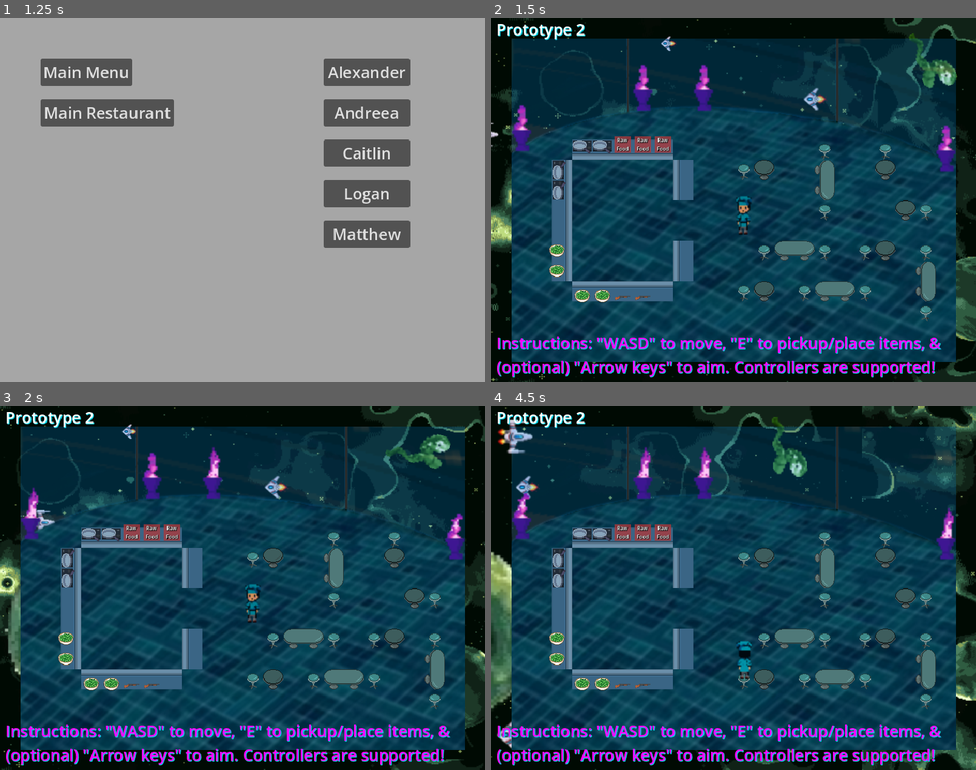
Above: before the commit, frames 1-4 (two rows, left to right).
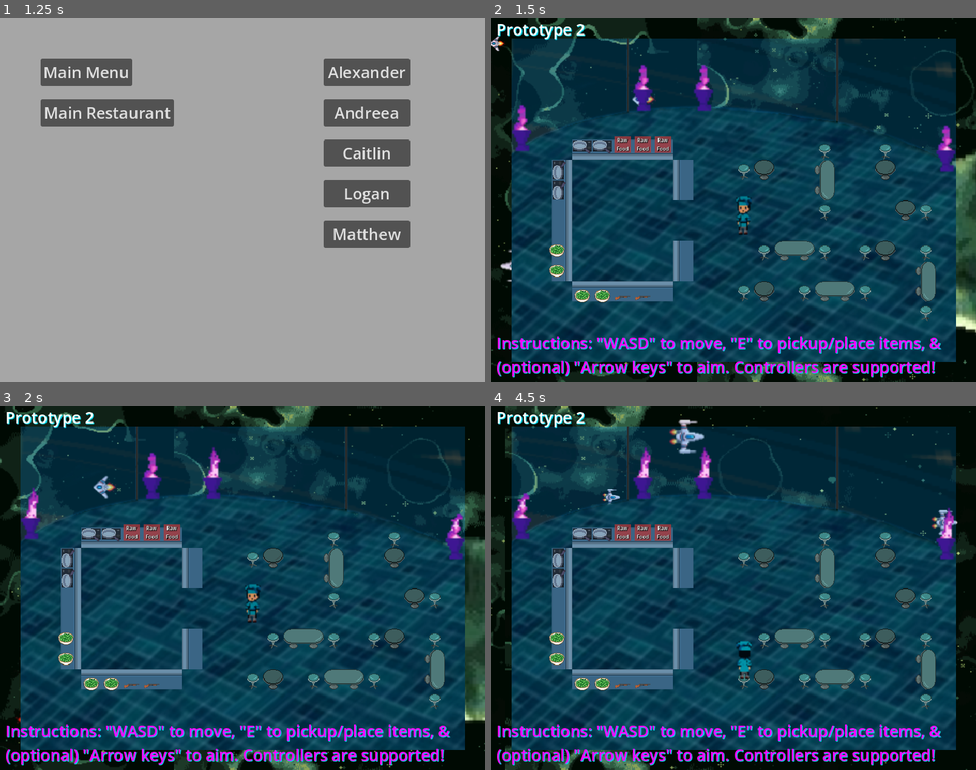
Above: after the commit, the same moments.

Repository: Alexander-Worley/Outer-Plates
Game: Godot game, scene res://Scenes/MainMenu/mainMenu.tscn
The game is run twice, just before and just after one commit, with the same random seed, the same clock (stepped at 60 frames per second) and the same inputs.
Inputs (mouse positions are in pixels of both pictures, inside the frame that each line leads up to):
- Up to frame 1 (1.25 s): click (242, 261) at 0.5 s
- Up to frame 2 (1.5 s): click "Main Restaurant" at 1.25 s
- Up to frame 3 (2 s): no input
- Up to frame 4 (4.5 s): hold Right (face_right) 2.03-2.78 s; hold E (pickup) 2.03-2.78 s; hold S (down) 2.78-3.53 s; tap E (pickup) at 2.85, 4.35 s; hold Right (face_right) 3.53-4.28 s; hold E (pickup) 3.53-4.28 s; hold Up (face_up) from 4.28 s (still down)

Frame 1 is identical in both runs. In frame 2, 8.4% of the frame differs, in the area x 0-100%, y 0-100%; in frame 3, 8.6%; in frame 4, 10%.

Commit message:
Made stove properly animate when cooking something
Closes #38

Diff:
--- a/DevScenes/Alexander/Alexander.tscn
+++ b/DevScenes/Alexander/Alexander.tscn
@@ -18,7 +18,7 @@
 [node name="Environment" type="Node2D" parent="."]
 
 [node name="Background" parent="Environment" instance=ExtResource("1_1fft2")]
-scroll_offset = Vector2(-616696, 0)
+scroll_offset = Vector2(-693075, 0)
 Planet = "Green Planet"
 
 [node name="Prototype 2" type="Label" parent="Environment/Background"]
--- a/Scenes/Restaurant/Player/player.tscn
+++ b/Scenes/Restaurant/Player/player.tscn
@@ -108,6 +108,7 @@
 }]
 
 [node name="Player" type="CharacterBody2D"]
+z_index = 2
 script = ExtResource("1_inif3")
 
 [node name="CollisionShape2D" type="CollisionShape2D" parent="."]
--- a/Scenes/Restaurant/Stove/stove.gd
+++ b/Scenes/Restaurant/Stove/stove.gd
@@ -1,8 +1,14 @@
 @tool
 extends "res://Scenes/Restaurant/PlainSurface/plainSurface.gd"
 
+const STOVE_TOP_SPRITES = {
+	false: preload("res://Assets/Interactables/CookingStations/stove-square-off.png"),
+	true: preload("res://Assets/Interactables/CookingStations/stove-square-on.png"),
+}
 var isCooking: bool = false
 @onready var cookingTimer = $CookingTimer
+@onready var stoveTop = $Surface/StoveTop
+@onready var smoke = $Surface/StoveTop/Pan/Smoke
 
 # Given a holdable, set it on the surface
 # Return true if successful and false if not successful
@@ -19,6 +25,9 @@
 	if isCooking or holdablesOnSurface[0].isBurnt(): return
 	cookingTimer.start()
 	isCooking = true
+	stoveTop.texture = STOVE_TOP_SPRITES[isCooking]
+	smoke.show()
+	get_node("Surface/StoveTop/Pan/Smoke").play()
 	# Cook asynchronously
 	if not cookingTimer.is_connected("timeout", Callable(self, "_on_cookingTimer_timeout")):
 		cookingTimer.connect("timeout", Callable(self, "_on_cookingTimer_timeout"))
@@ -28,6 +37,9 @@
 	if !isCooking: return
 	cookingTimer.stop()
 	isCooking = false
+	stoveTop.texture = STOVE_TOP_SPRITES[isCooking]
+	smoke.hide()
+	get_node("Surface/StoveTop/Pan/Smoke").stop()
 
 # Finished cooking timer
 func _on_cookingTimer_timeout():
--- a/Scenes/Restaurant/Stove/stove.tscn
+++ b/Scenes/Restaurant/Stove/stove.tscn
@@ -1,33 +1,13 @@
-[gd_scene load_steps=14 format=3 uid="uid://ede2frngbs0e"]
+[gd_scene load_steps=12 format=3 uid="uid://ede2frngbs0e"]
 
 [ext_resource type="Script" path="res://Scenes/Restaurant/Stove/stove.gd" id="1_il2kw"]
 [ext_resource type="Texture2D" uid="uid://w6mky47wi66h" path="res://Assets/Interactables/PlainSurfaces/square-counter.png" id="2_8c1y3"]
 [ext_resource type="Texture2D" uid="uid://lkhdgm05a8t0" path="res://Assets/Interactables/CookingStations/stove-square-off.png" id="3_2s8pw"]
-[ext_resource type="Texture2D" uid="uid://d1evhagj15175" path="res://Assets/Interactables/CookingStations/stove-square-on.png" id="4_j13rg"]
 [ext_resource type="Texture2D" uid="uid://dipmyoc0j3ijx" path="res://Assets/Environment/Effects/pan.png" id="5_v1gc7"]
 [ext_resource type="Texture2D" uid="uid://c5o51jdq1ssxi" path="res://Assets/Environment/Effects/cooking-cloud.png" id="6_h2776"]
 
 [sub_resource type="RectangleShape2D" id="RectangleShape2D_br5vu"]
 size = Vector2(32, 32)
-
-[sub_resource type="SpriteFrames" id="SpriteFrames_ssv2u"]
-animations = [{
-"frames": [{
-"duration": 1.0,
-"texture": ExtResource("3_2s8pw")
-}],
-"loop": true,
-"name": &"Off",
-"speed": 5.0
-}, {
-"frames": [{
-"duration": 1.0,
-"texture": ExtResource("4_j13rg")
-}],
-"loop": true,
-"name": &"On",
-"speed": 5.0
-}]
 
 [sub_resource type="AtlasTexture" id="AtlasTexture_8h3rb"]
 atlas = ExtResource("6_h2776")
@@ -79,9 +59,8 @@
 [node name="Surface" type="Sprite2D" parent="."]
 texture = ExtResource("2_8c1y3")
 
-[node name="StoveTop" type="AnimatedSprite2D" parent="Surface"]
-sprite_frames = SubResource("SpriteFrames_ssv2u")
-animation = &"Off"
+[node name="StoveTop" type="Sprite2D" parent="Surface"]
+texture = ExtResource("3_2s8pw")
 
 [node name="Pan" type="Sprite2D" parent="Surface/StoveTop"]
 position = Vector2(0, -8)
@@ -89,10 +68,10 @@
 
 [node name="Smoke" type="AnimatedSprite2D" parent="Surface/StoveTop/Pan"]
 visible = false
+z_index = 1
 position = Vector2(0, -8)
 sprite_frames = SubResource("SpriteFrames_gva8m")
 animation = &"Smoke"
-frame_progress = 0.205126
 
 [node name="CookingTimer" type="Timer" parent="."]
 wait_time = 5.0
--- a/Scenes/Restaurant/restaurant.tscn
+++ b/Scenes/Restaurant/restaurant.tscn
@@ -17,7 +17,7 @@
 [node name="Environment" type="Node2D" parent="."]
 
 [node name="Background" parent="Environment" instance=ExtResource("1_t7iru")]
-scroll_offset = Vector2(-562420, 0)
+scroll_offset = Vector2(-582569, 0)
 Planet = "Green Planet"
 
 [node name="Prototype 2" type="Label" parent="Environment/Background"]
